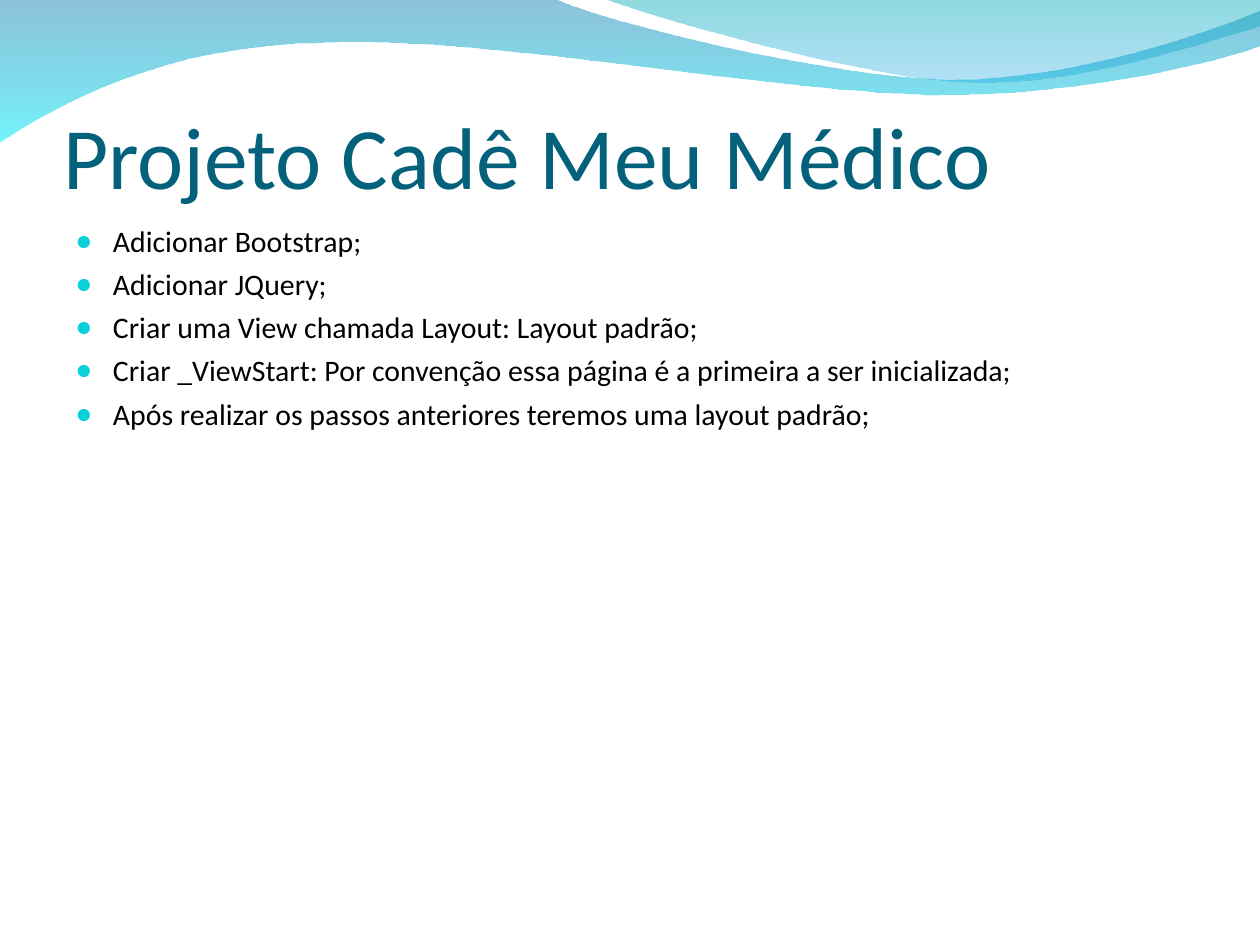
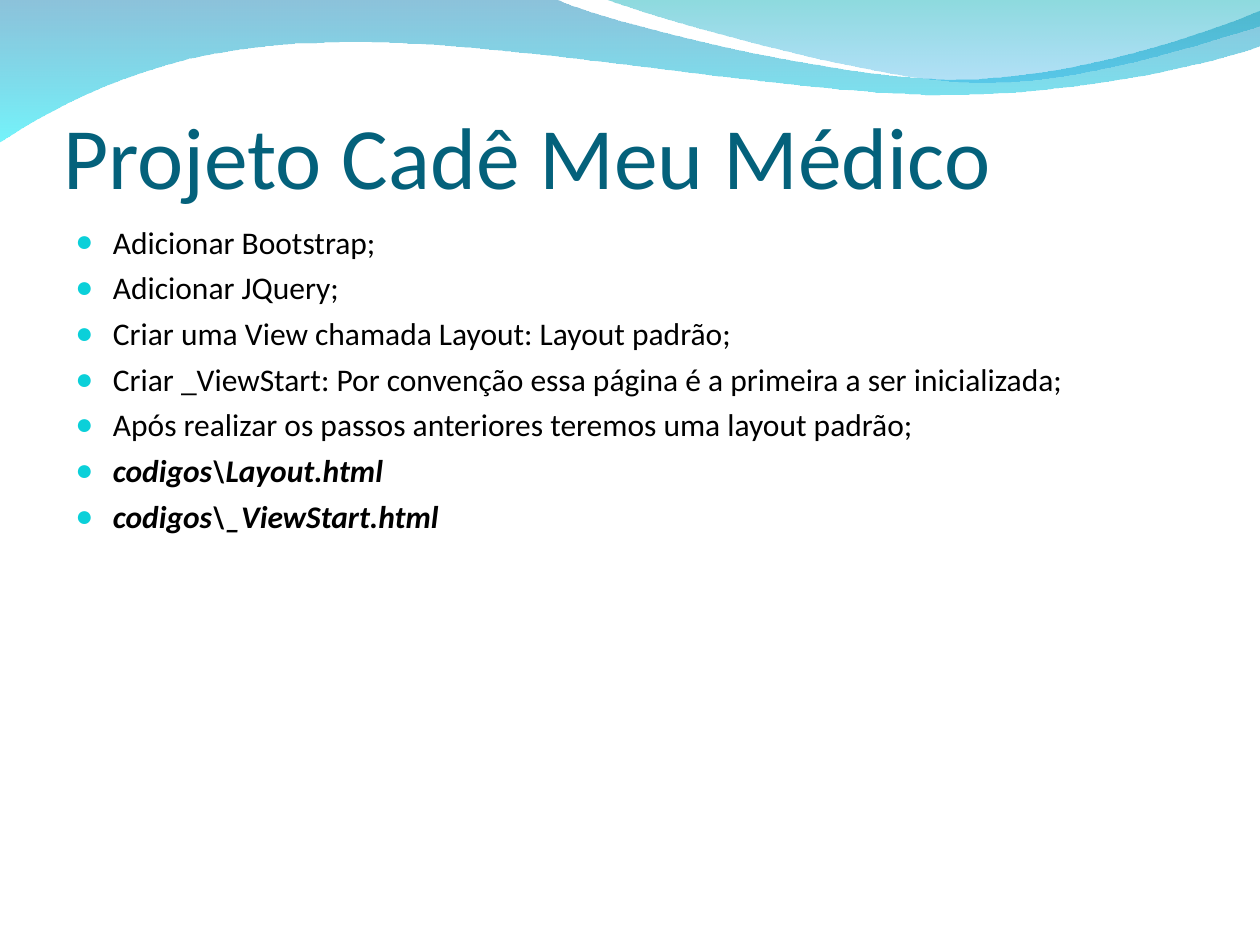
Before and after one commit to wandersonalvesrodrigues/Apresentacao_ASP.NET_MVC, a slide deck: slide 25 of ASP.NET MVC.ppt (slide 22 before the commit). Drawn at 1260x945 pixels with LibreOffice and Linux fonts; fonts in the diff are those of the drawing; background and template pictures are left out. Boxes give left, top, right and bottom in pixels: in the first picture for what was removed or moved away, otherwise in the second. Text is boxed around its words. In the diff, an @@ line names an element or a change of style, - is before the commit and + after.

```diff
--- a/ASP.NET MVC.ppt
+++ b/ASP.NET MVC.ppt
@@ text at (x1=113, y1=232, x2=1062, y2=441): size 17 to 18 pt in "Adicionar Bootstrap;", "Adicionar JQuery;", "Criar uma View chamada Layout: Layout padrão;", "Criar _ViewStart: Por convenção essa página é ..." and 1 more places @@
@@ text at (x1=113, y1=460, x2=439, y2=534): paragraphs added @@
+● codigos\Layout.html
+● codigos\_ViewStart.html
```
Also in this commit, not shown: 4 other slides changed, 19 slides added, 1 slide removed, 17 other files.
